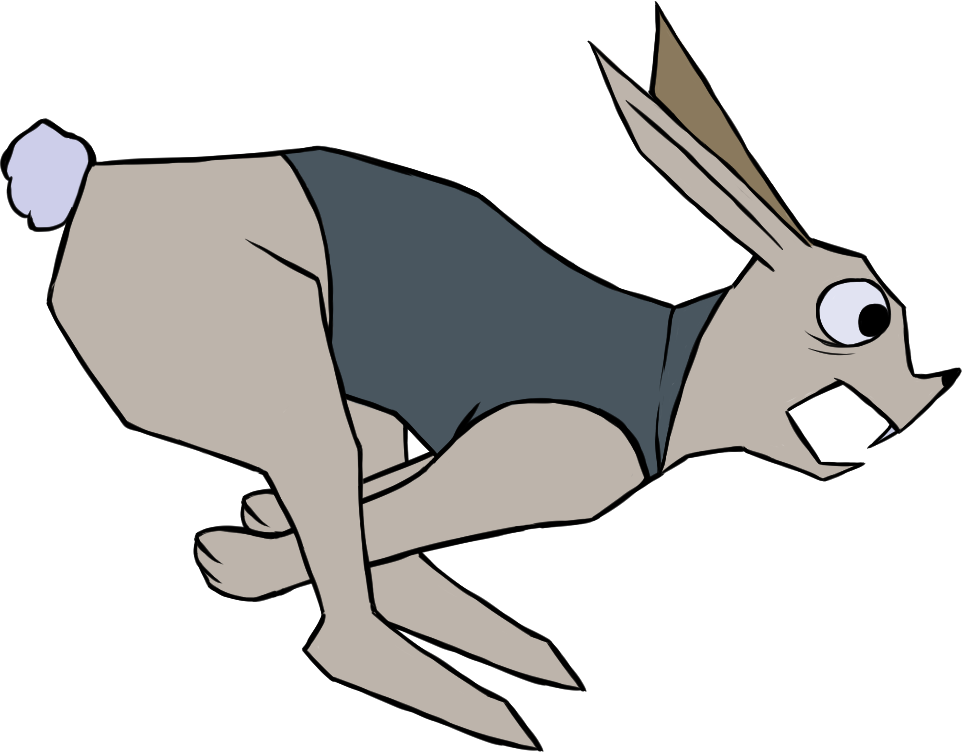
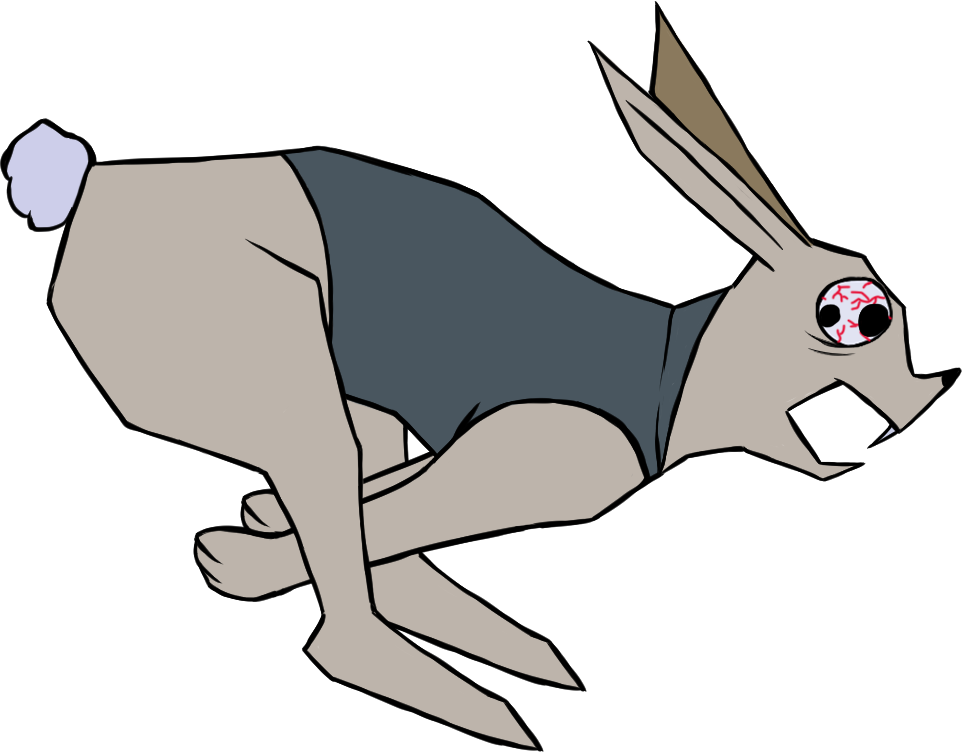
Layered file, before and after one edit (967 × 753). Changes by layer:
added layer "Eye copy" above "Layer 2" over [819, 280, 893, 344]
added layer "Layer 2" above "Head" over [807, 276, 893, 356]
